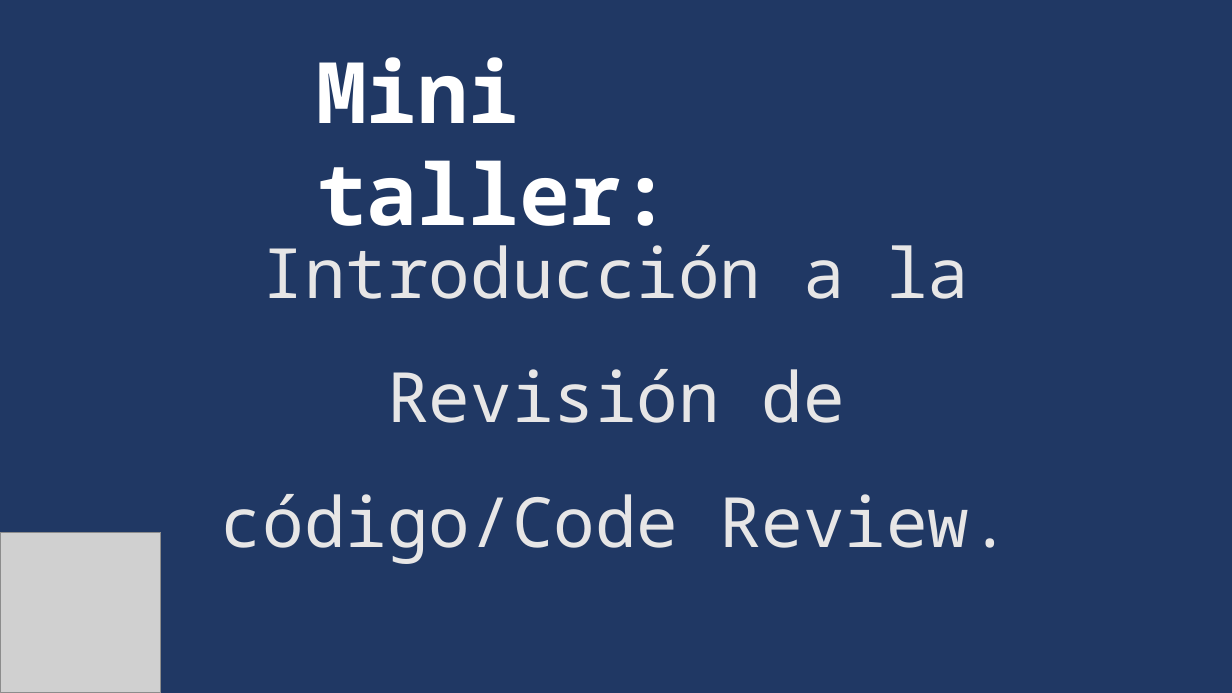
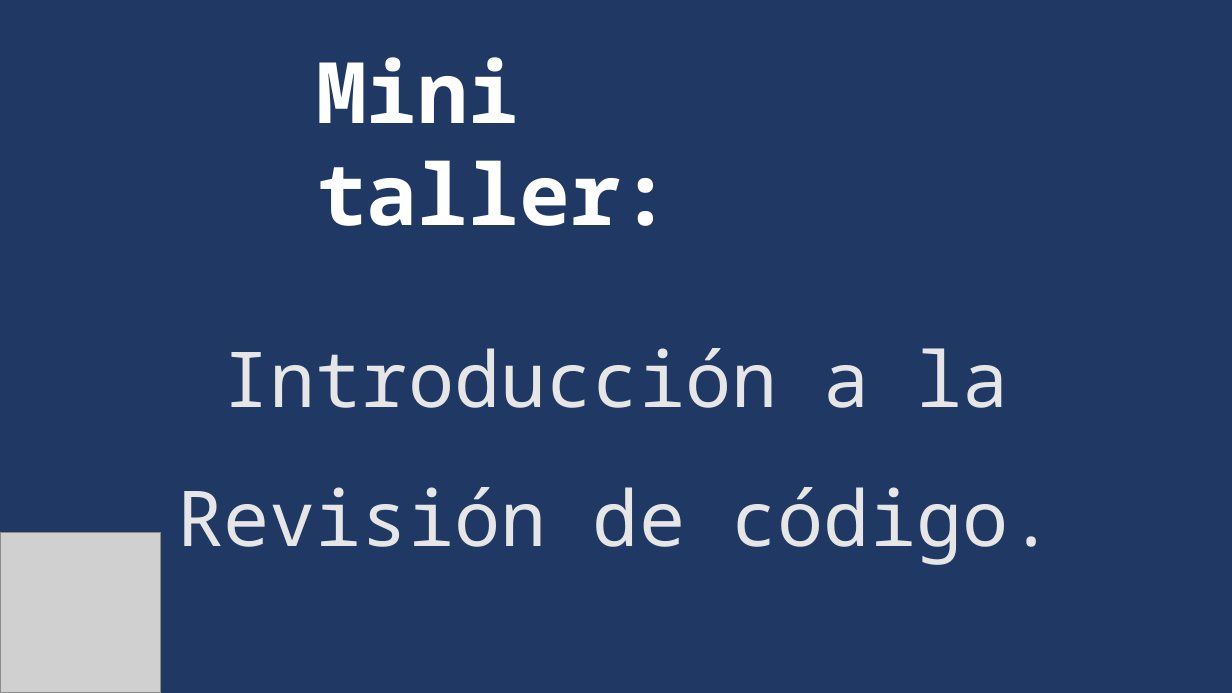
Before and after one commit to Ariel-GonzAguer/clubCodigo-Community, a slide deck: slide 26 of Código_Club_eventoInaugural-Presentación_PPT.pptx. Drawn at 1232x693 pixels with LibreOffice and Linux fonts; fonts in the diff are those of the drawing; grey boxes stand for pictures. Boxes give left, top, right and bottom in pixels: in the first picture for what was removed or moved away, otherwise in the second. Text is boxed around its words. In the diff, an @@ line names an element or a change of style, - is before the commit and + after.

```diff
--- a/Código_Club_eventoInaugural-Presentación_PPT.pptx
+++ b/Código_Club_eventoInaugural-Presentación_PPT.pptx
@@ title at [177,348,1055,565]: text changed; size 54 to 60 pt @@
-Introducción a la Revisión de código/Code Review.
+Introducción a la Revisión de código.
```
Also in this commit, not shown: 7 other slides changed, 5 slides added, 2 slides removed, 2 other files.
